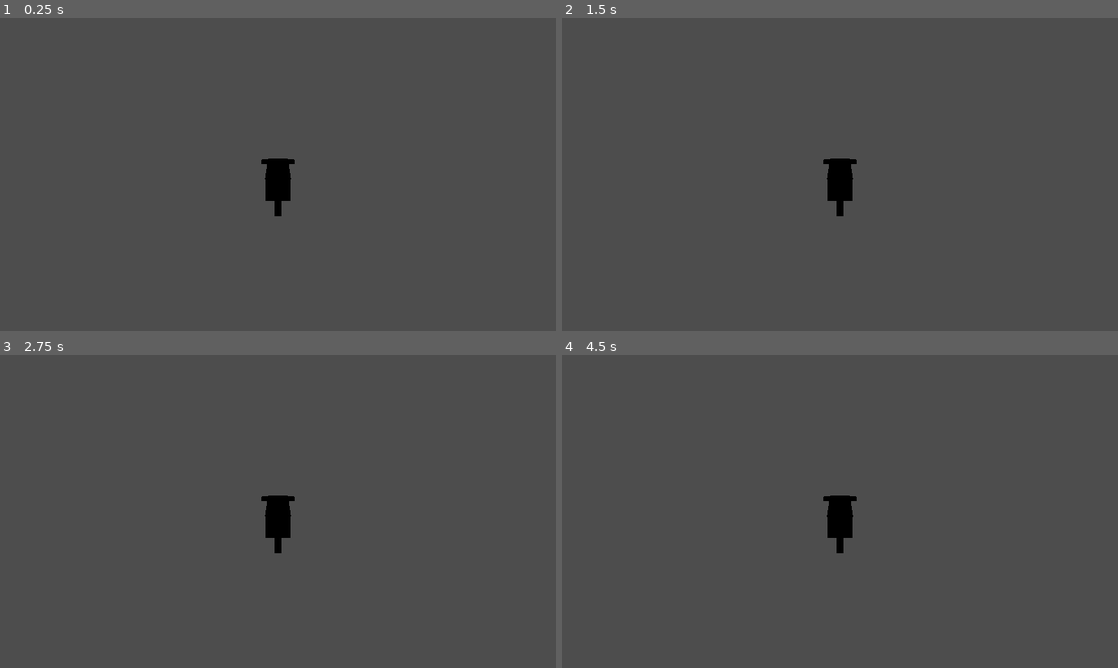
Above: before the commit, frames 1-4 (two rows, left to right).
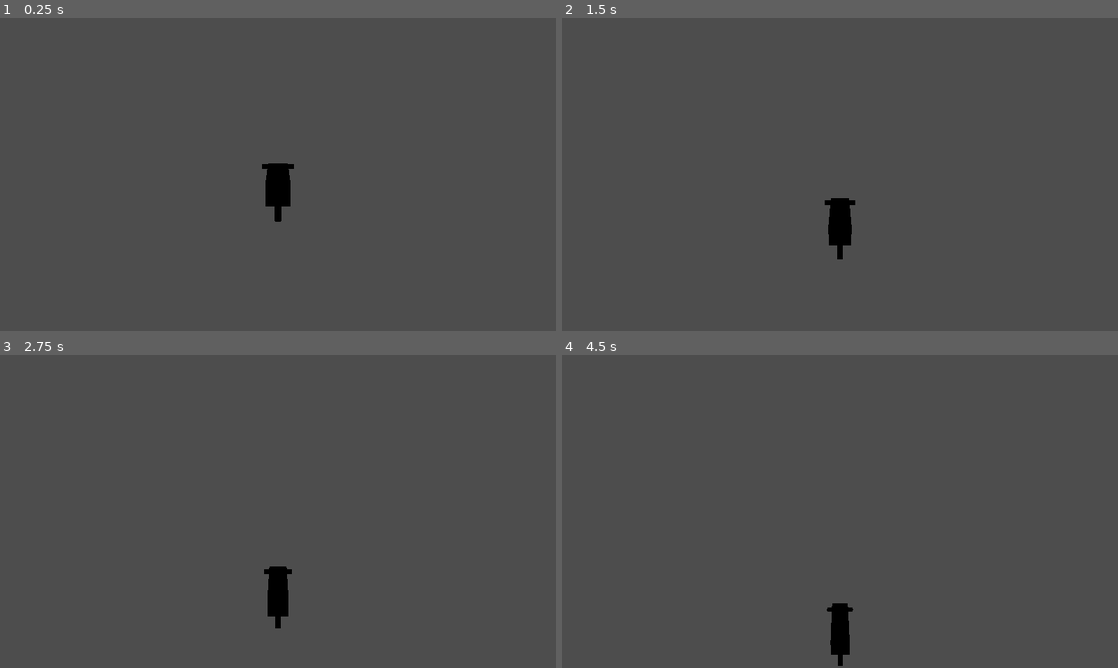
Above: after the commit, the same moments.

Repository: khanhpn/catch_dog
Game: Godot game, scene res://src/vehicle/player_vehicle.tscn
Same seed, same stepped clock (60 frames per second), same inputs: the game is played once before the commit and once after it. This scene is started directly instead of the project's main scene.
Inputs:
- Up to frame 1 (0.25 s): no input
- Up to frame 2 (1.5 s): hold Right (steer_right) 0.53-1.28 s; tap Space (throw_net) at 0.6, 1.35 s; hold Down (brake) from 1.28 s (still down)
- Up to frame 3 (2.75 s): release Down (brake) at 2.03 s; hold Right (steer_right) from 2.03 s (still down); tap Space (throw_net) at 2.1 s
- Up to frame 4 (4.5 s): release Right (steer_right) at 2.78 s; hold Up (accelerate) 2.78-3.53 s; tap Space (throw_net) at 2.85, 3.6, 4.35 s; hold Left (steer_left) from 3.53 s (still down)

The runs differ from the first frame. In frame 1, 0.2% of the frame differs, in the area x 47-53%, y 44-66%; in frame 2, 1.2%; in frame 3, 1.3%, in the area x 47-53%, y 44-88%; in frame 4, 1.3%.

Commit message:
fix: preserve smooth camera follow

Diff:
--- a/src/vehicle/camera_rig.gd
+++ b/src/vehicle/camera_rig.gd
@@ -15,6 +15,7 @@
 
 
 var _target: PlayerVehicleRule
+var _smoothed_follow_transform := Transform3D.IDENTITY
 
 
 @onready var _camera := $Camera3D as Camera3D
@@ -27,7 +28,8 @@
 		set_physics_process(false)
 		return
 	top_level = true
-	global_transform = Transform3D(Basis.IDENTITY, _focus_position())
+	global_transform = Transform3D.IDENTITY
+	_smoothed_follow_transform = _target_follow_transform()
 	_collision_probe.add_exception(_target)
 	_camera.global_position = _desired_camera_position()
 	_camera.look_at(_focus_position(), Vector3.UP)
@@ -36,9 +38,12 @@
 func _physics_process(delta: float) -> void:
 	if not is_instance_valid(_target):
 		return
+	_smoothed_follow_transform = smooth_follow_transform(
+		_smoothed_follow_transform,
+		_target_follow_transform(),
+		delta,
+	)
 	var focus := _focus_position()
-	var smoothing_weight := 1.0 - exp(-position_smoothing * delta)
-	global_position = global_position.lerp(focus, smoothing_weight)
 	var desired_position := _desired_camera_position()
 	var desired_distance := focus.distance_to(desired_position)
 	var current_distance := focus.distance_to(_camera.global_position)
@@ -60,7 +65,7 @@
 func _focus_position() -> Vector3:
 	if not is_instance_valid(_target):
 		return global_position
-	return _target.global_position + Vector3.UP * focus_height
+	return _smoothed_follow_transform.origin
 
 
 func _desired_camera_position() -> Vector3:
@@ -69,7 +74,16 @@
 	var max_speed := maxf(_target.stats.max_speed_mps, 0.01)
 	var ratio: float = clampf(absf(_target.forward_speed) / max_speed, 0.0, 1.0)
 	var distance := base_distance + speed_pullback * ratio
-	return _focus_position() + _target.global_basis.z * distance + Vector3.UP * follow_height
+	return _focus_position() + _smoothed_follow_transform.basis.z * distance + Vector3.UP * follow_height
+
+
+func smooth_follow_transform(
+	current_transform: Transform3D,
+	desired_transform: Transform3D,
+	delta: float,
+) -> Transform3D:
+	var smoothing_weight := 1.0 - exp(-position_smoothing * maxf(delta, 0.0))
+	return current_transform.interpolate_with(desired_transform, smoothing_weight)
 
 
 func resolve_camera_distance(
@@ -95,3 +109,10 @@
 	if not _collision_probe.is_colliding():
 		return focus.distance_to(desired)
 	return focus.distance_to(_collision_probe.get_collision_point(0))
+
+
+func _target_follow_transform() -> Transform3D:
+	return Transform3D(
+		_target.global_basis.orthonormalized(),
+		_target.global_position + Vector3.UP * focus_height,
+	)
--- a/tests/integration/test_player_vehicle.gd
+++ b/tests/integration/test_player_vehicle.gd
@@ -128,14 +128,14 @@
 	vehicle.free()
 
 
-func test_stopped_without_fuel_emits_once_at_threshold() -> void:
+func test_stopped_without_fuel_emits_once_after_post_move_evaluation() -> void:
 	var vehicle: Variant = PlayerVehicleScene.instantiate()
 	add_child(vehicle)
 	var stopped_emissions := [0]
 	vehicle.stopped_without_fuel.connect(func() -> void: stopped_emissions[0] += 1)
 
 	vehicle.simulate_controls(1.0, 0.0, 100.0)
-	check(stopped_emissions[0] == 0, "An empty moving vehicle must not emit the stopped signal")
+	check(stopped_emissions[0] == 0, "Control simulation must wait for post-move terminal evaluation")
 	vehicle.simulate_controls(0.0, 0.0, 100.0)
 	vehicle._check_stopped_without_fuel()
 	vehicle.simulate_controls(0.0, 0.0, 1.0)
@@ -196,6 +196,48 @@
 	vehicle.free()
 
 
+func test_camera_follow_transform_smooths_translation_and_converges() -> void:
+	var vehicle: Variant = PlayerVehicleScene.instantiate()
+	add_child(vehicle)
+	var camera_rig: Variant = vehicle.get_node("CameraRig")
+	check(camera_rig.has_method("smooth_follow_transform"), "Camera rig must expose deterministic transform smoothing")
+	if not camera_rig.has_method("smooth_follow_transform"):
+		vehicle.free()
+		return
+	var current := Transform3D.IDENTITY
+	var desired := Transform3D(Basis.IDENTITY, Vector3(10.0, 0.0, 0.0))
+
+	var first: Transform3D = camera_rig.smooth_follow_transform(current, desired, 0.1)
+	check(first.origin.x > 0.0 and first.origin.x < desired.origin.x, "One camera update must advance between old and desired positions")
+
+	var converged := first
+	for index in range(20):
+		converged = camera_rig.smooth_follow_transform(converged, desired, 0.1)
+	check(converged.origin.distance_to(desired.origin) < 0.001, "Repeated camera updates must converge to translated target pose")
+	vehicle.free()
+
+
+func test_camera_follow_transform_smooths_yaw_and_converges() -> void:
+	var vehicle: Variant = PlayerVehicleScene.instantiate()
+	add_child(vehicle)
+	var camera_rig: Variant = vehicle.get_node("CameraRig")
+	check(camera_rig.has_method("smooth_follow_transform"), "Camera rig must expose deterministic transform smoothing")
+	if not camera_rig.has_method("smooth_follow_transform"):
+		vehicle.free()
+		return
+	var current := Transform3D.IDENTITY
+	var desired := Transform3D(Basis(Vector3.UP, PI * 0.5), Vector3.ZERO)
+
+	var first: Transform3D = camera_rig.smooth_follow_transform(current, desired, 0.1)
+	check(first.basis.z.x > 0.0 and first.basis.z.z > 0.0, "One camera update must rotate between old and desired yaw")
+
+	var converged := first
+	for index in range(20):
+		converged = camera_rig.smooth_follow_transform(converged, desired, 0.1)
+	check(converged.basis.z.dot(desired.basis.z) > 0.9999, "Repeated camera updates must converge to target yaw")
+	vehicle.free()
+
+
 func test_camera_obstruction_snaps_inward_and_recovers_smoothly() -> void:
 	var vehicle: Variant = PlayerVehicleScene.instantiate()
 	add_child(vehicle)
